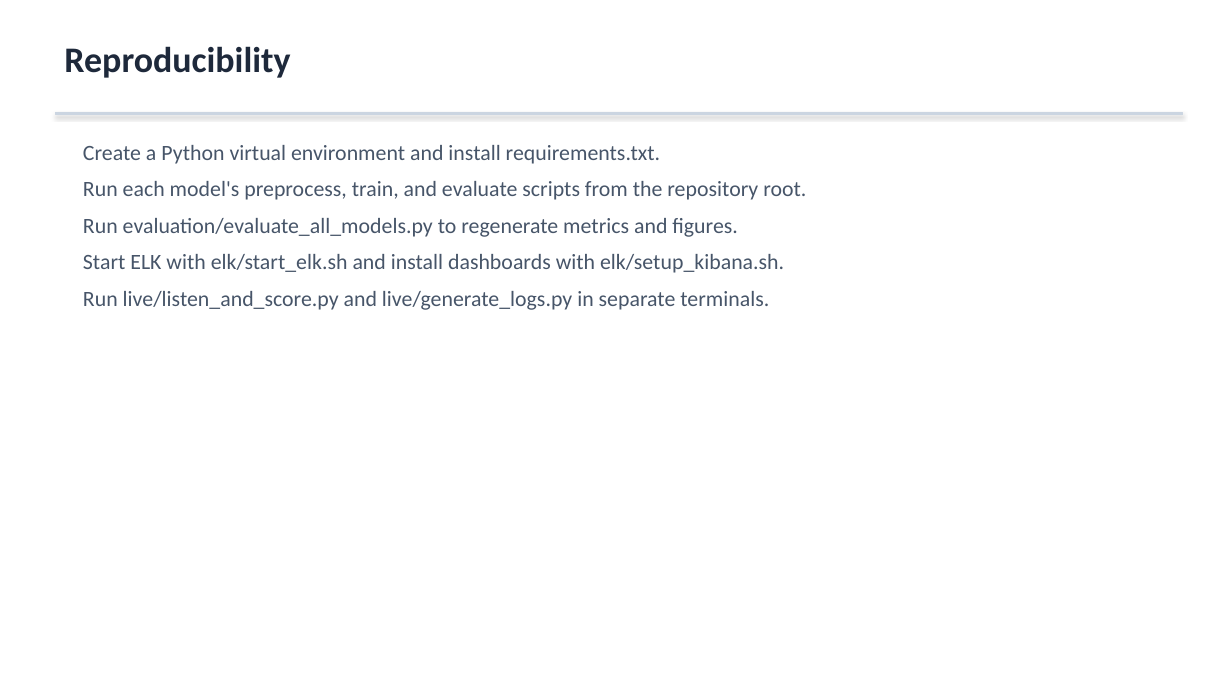
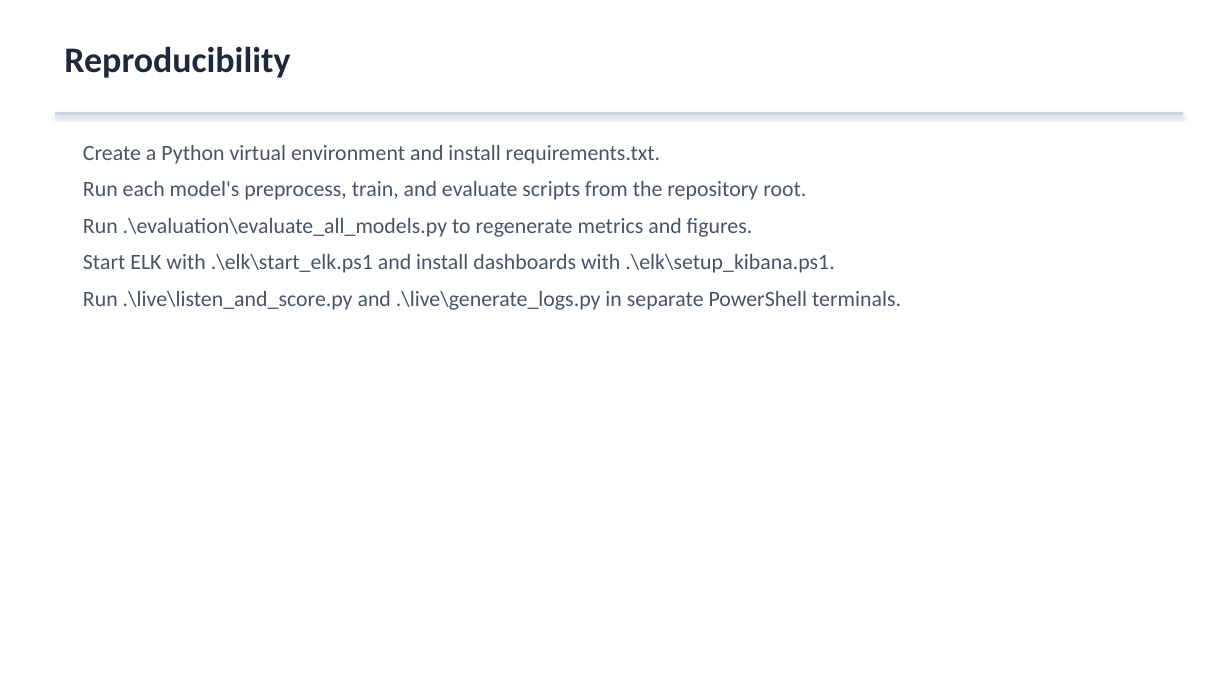
Before and after one commit to H-devigner/SSH-WEB-FIREWALL-anomaly-detection, a slide deck: slide 16 of docs/SSH_WEB_FIREWALL_Academic_Presentation.pptx. Drawn at 1232x693 pixels with LibreOffice and Linux fonts; fonts in the diff are those of the drawing. Boxes give left, top, right and bottom in pixels: in the first picture for what was removed or moved away, otherwise in the second. Text is boxed around its words. In the diff, an @@ line names an element or a change of style, - is before the commit and + after.

```diff
--- a/docs/SSH_WEB_FIREWALL_Academic_Presentation.pptx
+++ b/docs/SSH_WEB_FIREWALL_Academic_Presentation.pptx
@@ text at (83,218,901,310): text changed @@
-Run evaluation/evaluate_all_models.py to regenerate metrics and figures.
-Start ELK with elk/start_elk.sh and install dashboards with elk/setup_kibana.sh.
-Run live/listen_and_score.py and live/generate_logs.py in separate terminals.
+Run .\evaluation\evaluate_all_models.py to regenerate metrics and figures.
+Start ELK with .\elk\start_elk.ps1 and install dashboards with .\elk\setup_kibana.ps1.
+Run .\live\listen_and_score.py and .\live\generate_logs.py in separate PowerShell terminals.
```
Also in this commit, not shown: 1 other slide changed, 16 other files.
